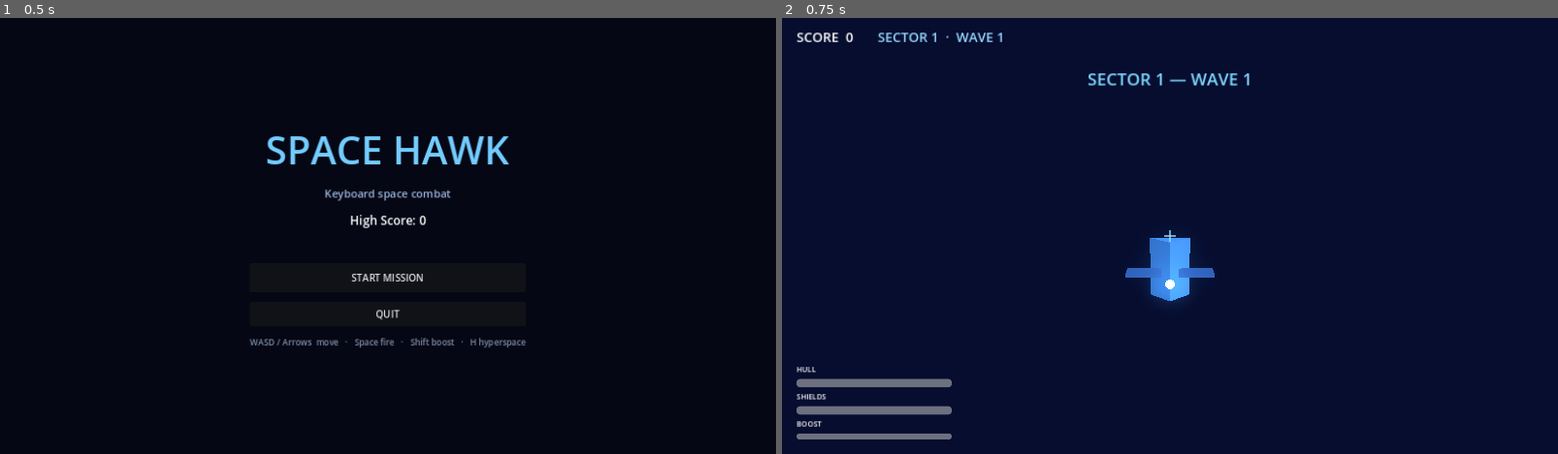
Above: before the commit, frames 1-2 (left to right).
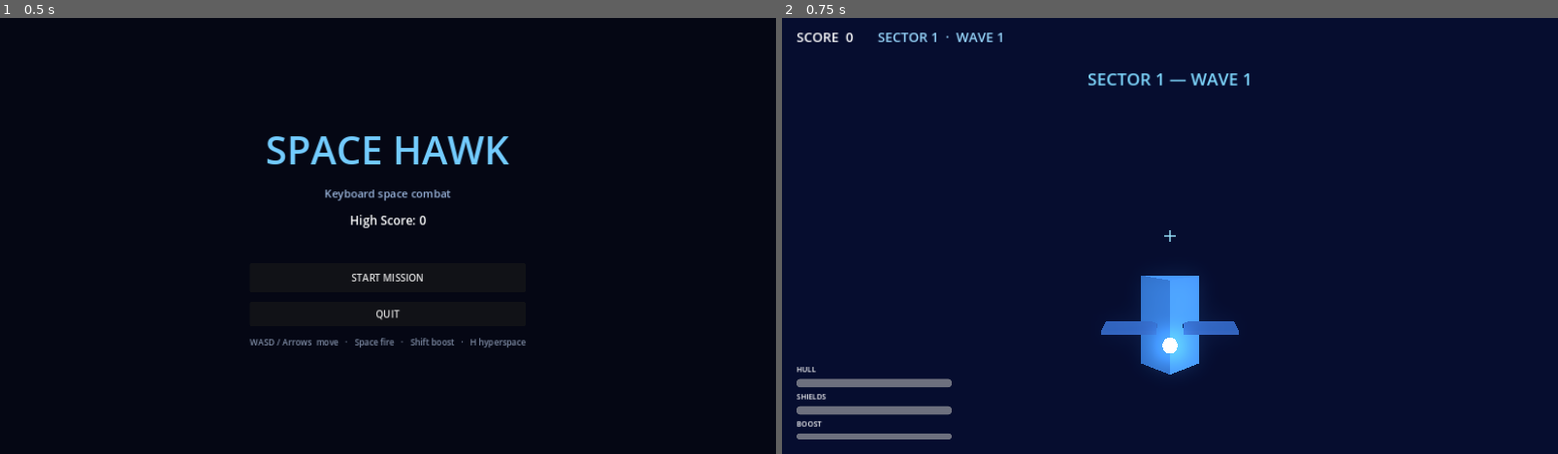
Above: after the commit, the same moments.

Repository: rickseeger/space-game
Game: Godot game, scene res://scenes/main_menu.tscn
The game is run twice, just before and just after one commit, with the same random seed, the same clock (stepped at 60 frames per second) and the same inputs.
Inputs:
- Up to frame 1 (0.5 s): no input
- Up to frame 2 (0.75 s): click "START MISSION" at 0.5 s

Frame 1 is identical in both runs. In frame 2, 2.3% of the frame differs, in the area x 41-59%, y 50-82%.

Commit message:
Fix first-session gameplay blockers
Recenter after hyperspace, aim camera with flight plane, flatten combat
height, stop ship-body collisions, clear pause HUD, Space-to-retry.

Diff:
--- a/scenes/enemies/enemy.tscn
+++ b/scenes/enemies/enemy.tscn
@@ -22,7 +22,7 @@
 
 [node name="Enemy" type="CharacterBody3D"]
 collision_layer = 2
-collision_mask = 21
+collision_mask = 20
 script = ExtResource("1_flhjr")
 
 [node name="Body" type="MeshInstance3D" parent="."]
--- a/scenes/player.tscn
+++ b/scenes/player.tscn
@@ -56,7 +56,7 @@
 height = 0.2
 
 [node name="Player" type="CharacterBody3D"]
-collision_mask = 18
+collision_mask = 16
 script = ExtResource("1_ds2dr")
 
 [node name="Body" type="MeshInstance3D" parent="."]
@@ -89,7 +89,7 @@
 transform = Transform3D(1, 0, 0, 0, 1, 0, 0, 0, 1, 0, 0, -1.4)
 
 [node name="Camera3D" type="Camera3D" parent="."]
-transform = Transform3D(1, 0, 0, 0, 0.951057, 0.309017, 0, -0.309017, 0.951057, 0, 4.5, 10)
+transform = Transform3D(1, 0, 0, 0, 0.994522, 0.104528, 0, -0.104528, 0.994522, 0, 2.8, 7)
 current = true
 fov = 70.0
 
--- a/scripts/enemies/enemy_ship.gd
+++ b/scripts/enemies/enemy_ship.gd
@@ -103,7 +103,9 @@
 
 	var to_player := _player.global_position - global_position
 	var dist := to_player.length()
-	var desired_dir := to_player.normalized()
+	# Flatten chase into the yaw plane so yaw-only player aim can connect.
+	var flat := Vector3(to_player.x, 0.0, to_player.z)
+	var desired_dir := flat.normalized() if flat.length_squared() > 0.01 else to_player.normalized()
 
 	# Face player (guard against near-vertical aim)
 	if absf(desired_dir.dot(Vector3.UP)) < 0.98 and desired_dir.length_squared() > 0.001:
@@ -118,6 +120,8 @@
 		approach = 0.15
 
 	velocity = -global_transform.basis.z * move_speed * approach
+	# Drift toward player's altitude so fights stay readable
+	velocity.y += clampf((_player.global_position.y - global_position.y) * 2.5, -move_speed * 0.35, move_speed * 0.35)
 	# Slight lateral weave
 	velocity += global_transform.basis.x * sin(Time.get_ticks_msec() * 0.002 + float(get_instance_id() % 100)) * move_speed * 0.25
 	move_and_slide()
@@ -131,10 +135,12 @@
 	var p: Node3D = _projectile_scene.instantiate()
 	get_tree().current_scene.add_child(p)
 	p.global_transform = muzzle.global_transform
-	var aim := (_player.global_position - muzzle.global_position).normalized()
-	# Lead slightly
+	var aim_point := _player.global_position
 	if _player is CharacterBody3D:
-		aim = ((_player.global_position + (_player as CharacterBody3D).velocity * 0.25) - muzzle.global_position).normalized()
+		aim_point += (_player as CharacterBody3D).velocity * 0.25
+	# Bias aim onto the flight plane so shots aren't pure vertical snipes
+	aim_point.y = lerpf(muzzle.global_position.y, aim_point.y, 0.35)
+	var aim := (aim_point - muzzle.global_position).normalized()
 	if p.has_method("setup"):
 		p.setup(aim, projectile_damage, false, velocity)
 
--- a/scripts/systems/game_world.gd
+++ b/scripts/systems/game_world.gd
@@ -32,10 +32,13 @@
 		elif GameState.phase == GameState.Phase.PAUSED:
 			get_tree().paused = false
 			GameState.phase = GameState.Phase.PLAYING
+			EventBus.warning.emit("", 0)
 
 func _process(_delta: float) -> void:
 	if player and is_instance_valid(player) and player.visible:
 		var sp: float = player.velocity.length()
+		if starfield:
+			starfield.global_position = player.global_position
 		if speed_lines:
 			speed_lines.emitting = sp > 35.0 or GameState.phase == GameState.Phase.HYPERSPACE
 			speed_lines.global_position = player.global_position
--- a/scripts/systems/hyperspace_controller.gd
+++ b/scripts/systems/hyperspace_controller.gd
@@ -68,10 +68,24 @@
 		_overlay.visible = false
 	if _speed_lines:
 		_speed_lines.emitting = false
+	_recenter_player()
 	var bonus: int = ScoreTable.hyperspace_bonus(GameState.sector)
 	GameState.add_score(bonus)
 	GameState.finish_hyperspace()
 	EventBus.warning.emit("SECTOR %d — +%d" % [GameState.sector, bonus], 0)
+
+func _recenter_player() -> void:
+	# Jump surge carries the ship hundreds of units from origin; waves spawn near the
+	# player (see WaveController). Snap back so the next sector isn't empty void.
+	var players := get_tree().get_nodes_in_group("player")
+	for p in players:
+		if p is Node3D:
+			(p as Node3D).global_position = Vector3.ZERO
+			if p is CharacterBody3D:
+				(p as CharacterBody3D).velocity = Vector3.ZERO
+			if "yaw" in p:
+				p.yaw = 0.0
+				(p as Node3D).rotation = Vector3.ZERO
 
 ## Test helper: force jump readiness
 func force_ready_for_tests() -> void:
--- a/scripts/systems/wave_controller.gd
+++ b/scripts/systems/wave_controller.gd
@@ -49,9 +49,14 @@
 		return
 	var e = enemy_scene.instantiate()
 	_spawn_root.add_child(e)
-	var angle := (TAU * float(index) / 8.0) + randf() * 0.4
-	var height := randf_range(-6.0, 6.0)
-	e.global_position = Vector3(cos(angle) * radius, height, sin(angle) * radius)
+	var origin := Vector3.ZERO
+	var players := get_tree().get_nodes_in_group("player")
+	if players.size() > 0 and players[0] is Node3D:
+		origin = (players[0] as Node3D).global_position
+	var angle := (TAU * float(index) / 8.0) + randf() * 0.35
+	# Keep spawns near the flight plane — player has yaw-only controls.
+	var height := origin.y + randf_range(-1.25, 1.25)
+	e.global_position = origin + Vector3(cos(angle) * radius, height - origin.y, sin(angle) * radius)
 	e.configure(typ)
 
 func _on_wave_cleared(_sector: int, wave: int) -> void:
--- /dev/null
+++ b/scripts/tools/smoke_hyperspace.gd
@@ -0,0 +1,94 @@
+extends SceneTree
+## Verifies hyperspace recenters the player and the next wave spawns nearby.
+
+var _frames := 0
+var _phase := "boot"
+
+func _init() -> void:
+	call_deferred("_start")
+
+func _start() -> void:
+	var err := change_scene_to_file("res://scenes/game.tscn")
+	if err != OK:
+		push_error("HYPER_SMOKE: failed to load game: %s" % err)
+		quit(1)
+		return
+	print("HYPER_SMOKE: loaded")
+
+func _process(_dt: float) -> bool:
+	_frames += 1
+	var gs = root.get_node_or_null("GameState")
+	if gs == null:
+		if _frames > 30:
+			push_error("HYPER_SMOKE: no GameState")
+			quit(1)
+			return true
+		return false
+
+	if _phase == "boot" and _frames >= 45:
+		print("HYPER_SMOKE: enemies=", gs.enemies_alive, " wave=", gs.wave)
+		if gs.enemies_alive <= 0:
+			push_error("HYPER_SMOKE: no enemies")
+			quit(1)
+			return true
+		for e in get_nodes_in_group("enemy"):
+			e.queue_free()
+		gs.enemies_alive = 0
+		gs.wave = gs.WAVES_PER_SECTOR
+		gs.hyperspace_ready = true
+		gs.phase = gs.Phase.PLAYING
+		var players = get_nodes_in_group("player")
+		players[0].global_position = Vector3(0, 0, -400)
+		var hyper = _find_hyper()
+		if hyper == null:
+			push_error("HYPER_SMOKE: no controller")
+			quit(1)
+			return true
+		if not hyper.try_jump():
+			push_error("HYPER_SMOKE: try_jump failed")
+			quit(1)
+			return true
+		hyper._timer = 0.0
+		hyper._finish()
+		print("HYPER_SMOKE: forced finish sector=", gs.sector, " player=", players[0].global_position)
+		_phase = "check"
+		return false
+
+	if _phase == "check" and _frames >= 90:
+		var players = get_nodes_in_group("player")
+		var ppos: Vector3 = players[0].global_position
+		print("HYPER_SMOKE: check player=", ppos, " enemies=", gs.enemies_alive, " wave=", gs.wave)
+		if ppos.length() > 5.0:
+			push_error("HYPER_SMOKE: FAIL not recentered len=%.1f" % ppos.length())
+			quit(1)
+			return true
+		if gs.enemies_alive <= 0:
+			push_error("HYPER_SMOKE: FAIL no wave after jump")
+			quit(1)
+			return true
+		var nearest := 9999.0
+		for e in get_nodes_in_group("enemy"):
+			var d: float = e.global_position.distance_to(ppos)
+			if d < nearest:
+				nearest = d
+		print("HYPER_SMOKE: nearest=", nearest)
+		if nearest > 80.0:
+			push_error("HYPER_SMOKE: FAIL enemies far %.1f" % nearest)
+			quit(1)
+			return true
+		print("HYPER_SMOKE: PASS")
+		quit(0)
+		return true
+
+	if _frames > 300:
+		push_error("HYPER_SMOKE: timeout phase=%s" % _phase)
+		quit(1)
+		return true
+	return false
+
+func _find_hyper() -> Node:
+	for n in root.get_children():
+		var h = n.find_child("HyperspaceController", true, false)
+		if h:
+			return h
+	return null
--- a/scripts/ui/game_over.gd
+++ b/scripts/ui/game_over.gd
@@ -23,3 +23,12 @@
 func _on_menu() -> void:
 	GameState.phase = GameState.Phase.MENU
 	get_tree().change_scene_to_file("res://scenes/main_menu.tscn")
+
+func _unhandled_input(event: InputEvent) -> void:
+	if not panel.visible:
+		return
+	if not event.is_pressed() or event.is_echo():
+		return
+	if event.is_action_pressed("fire") or event.is_action_pressed("ui_accept"):
+		_on_retry()
+		get_viewport().set_input_as_handled()
--- a/scripts/ui/hud.gd
+++ b/scripts/ui/hud.gd
@@ -52,6 +52,9 @@
 
 func _on_warning(message: String, severity: int) -> void:
 	warning_label.text = message
+	if message.strip_edges() == "":
+		_warn_timer = 0.0
+		return
 	match severity:
 		2:
 			warning_label.modulate = Color(1.0, 0.2, 0.2)
